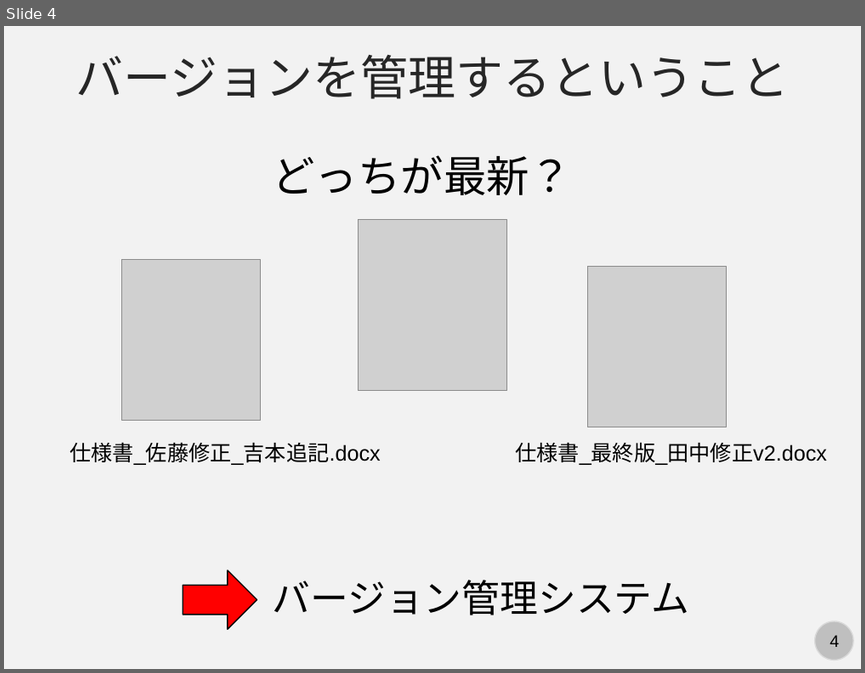
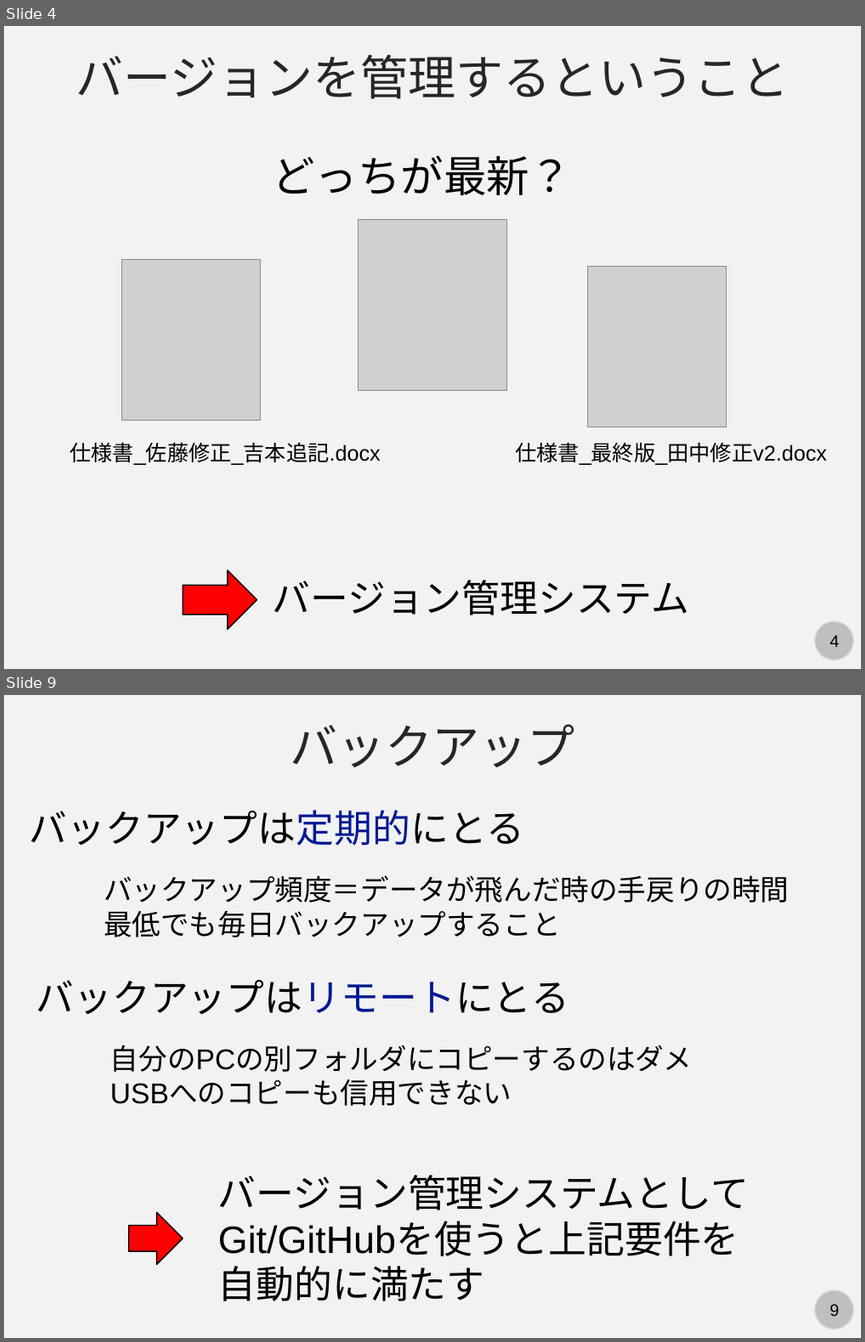
Before and after one commit to kaityo256/github, a slide deck: vcs/fig/slide.pptx. Shown one above the other, each under a label of ours: slide 4 before the commit, slides 4 and 9 after it; the slides between them are not shown. The pictures are 865x673 and 865x1342 pixels, drawn with LibreOffice and Linux fonts; fonts in the diff are those of the drawing; grey boxes stand for pictures. Boxes give left, top, right and bottom in pixels: in the first picture for what was removed or moved away, otherwise in the second. Text is boxed around its words. In the diff, an @@ line names an element or a change of style, - is before the commit and + after.

```diff
--- a/vcs/fig/slide.pptx
+++ b/vcs/fig/slide.pptx
@@ slide 9 added at (4,695,861,1338), background #F2F2F2; not listed: 2 template elements that a slide beside it also shows @@
@@ text added at (290,724,575,767), 40 pt, text #262626 @@
+バックアップ
@@ text added at (30,810,525,845), 32 pt, text #000000 @@
+バックアップは定期的にとる
@@ text added at (103,875,789,937), 24 pt, text #000000 @@
+バックアップ頻度＝データが飛んだ時の手戻りの時間
+最低でも毎日バックアップすること
@@ text added at (36,980,570,1015), 32 pt, text #000000 @@
+バックアップはリモートにとる
@@ text added at (110,1044,692,1106), 24 pt, text #000000 @@
+自分のPCの別フォルダにコピーするのはダメ
+USBへのコピーも信用できない
@@ text added at (218,1174,749,1301), 32 pt, text #000000 @@
+バージョン管理システムとして
+Git/GitHubを使うと上記要件を
+自動的に満たす
@@ right arrow added at (129,1212,183,1264), fill #FF0000, outline #000000 1 pt @@
```
Also in this commit, not shown: 1 slide changed, 8 other slides added, 1 slide removed.
